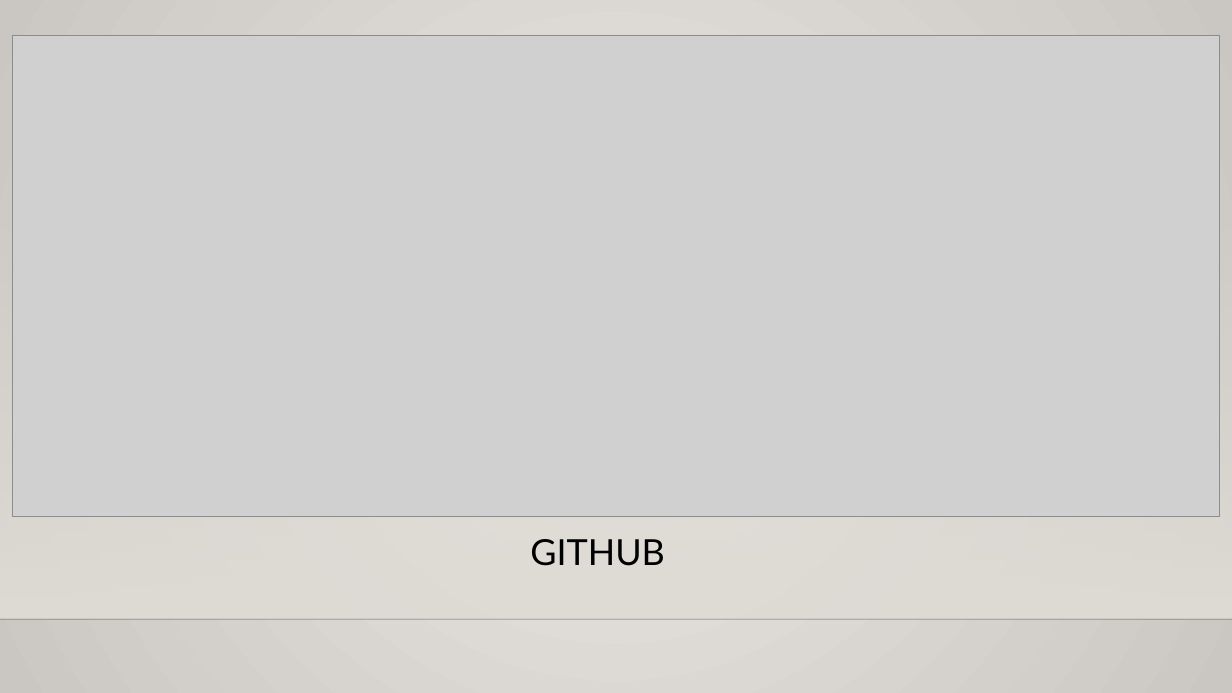
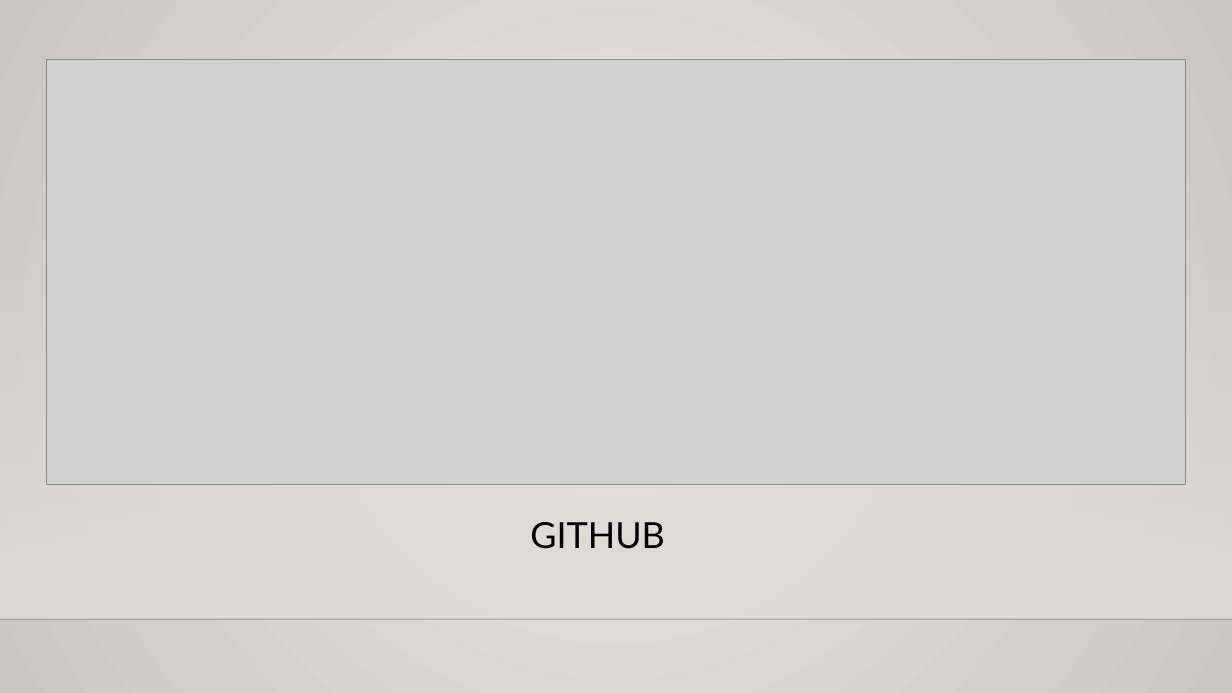
Before and after one commit to izzager/UntitledOrganizerApp, a slide deck: slide 9 of Отчет октябрь.pptx. Drawn at 1232x693 pixels with LibreOffice and Linux fonts; fonts in the diff are those of the drawing; grey boxes stand for pictures; background and template pictures are left out. Boxes give left, top, right and bottom in pixels: in the first picture for what was removed or moved away, otherwise in the second. Text is boxed around its words. In the diff, an @@ line names an element or a change of style, - is before the commit and + after.

```diff
--- a/Отчет октябрь.pptx
+++ b/Отчет октябрь.pptx
@@ picture: place and size @@
-picture at <box>12,35,1220,517</box>
+picture at <box>46,59,1186,484</box>
@@ text "GITHUB": place and size @@
-text "GITHUB" at <box>530,539,664,566</box>
+text "GITHUB" at <box>530,522,664,549</box>
```
Also in this commit, not shown: 5 other slides changed.
